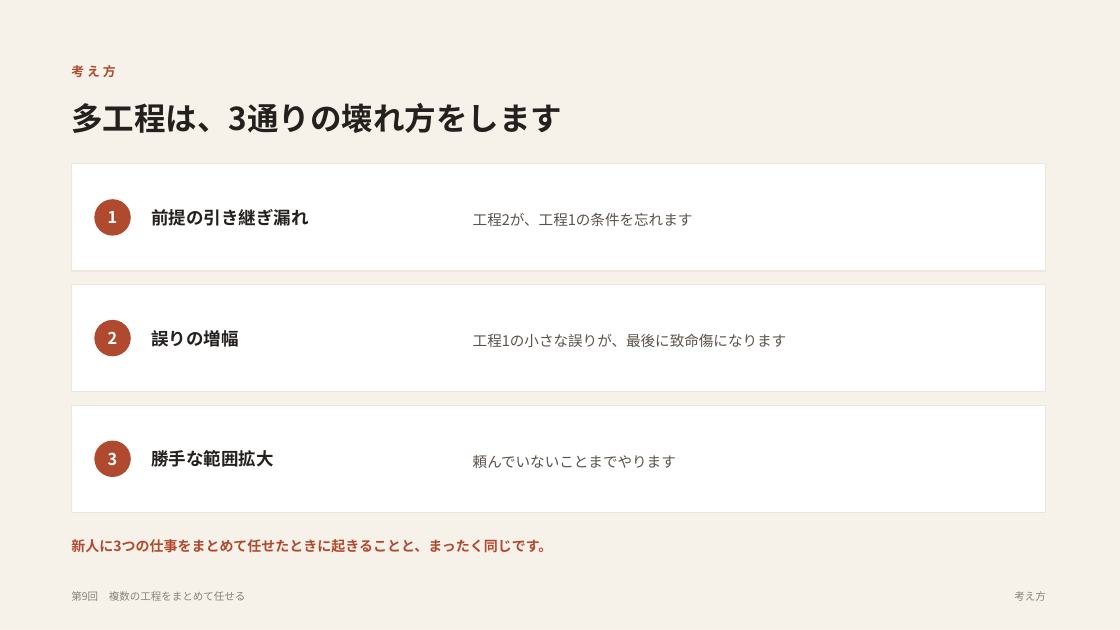
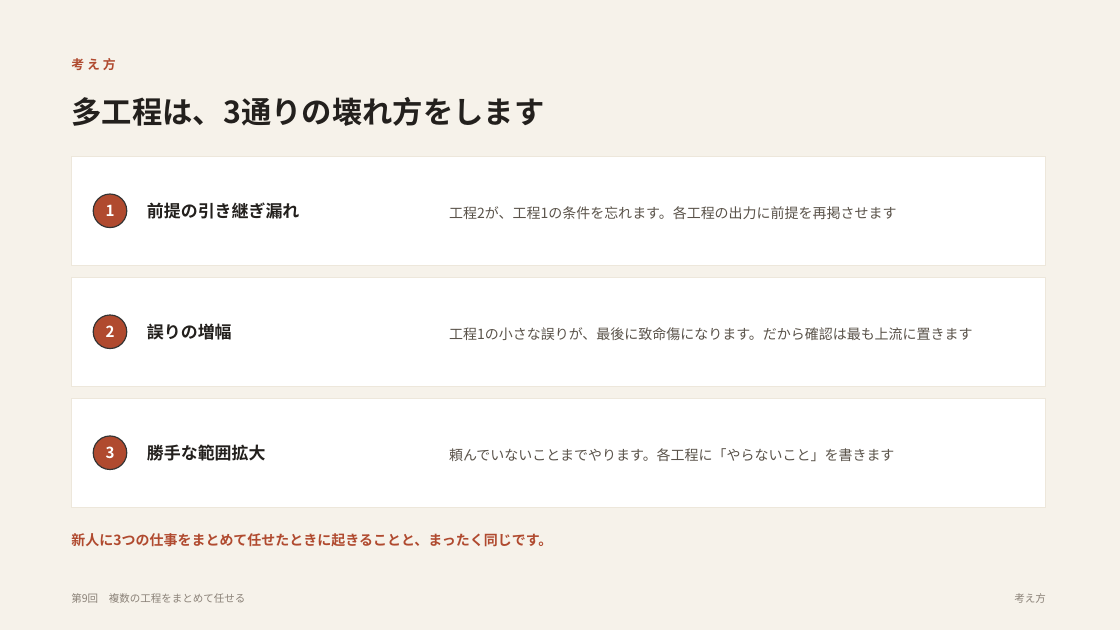
Before and after one commit to yusuke-aoki-bit/founders-ai-program, a slide deck: slide 4 of slides/pptx/第09回_複数の工程をまとめて任せる.pptx (slide 3 before the commit). Drawn at 1120x630 pixels with LibreOffice and Linux fonts; fonts in the diff are those of the drawing. Boxes give left, top, right and bottom in pixels: in the first picture for what was removed or moved away, otherwise in the second. Text is boxed around its words. In the diff, an @@ line names an element or a change of style, - is before the commit and + after.

```diff
--- a/slides/pptx/第09回_複数の工程をまとめて任せる.pptx
+++ b/slides/pptx/第09回_複数の工程をまとめて任せる.pptx
@@ text "多工程は、3通りの壊れ方をします" at bbox=[71, 97, 544, 126]: size 27 to 26 pt @@
@@ rectangle: place and size @@
-rectangle at bbox=[71, 164, 1046, 271]
+rectangle at bbox=[71, 156, 1046, 266]
@@ text "前提の引き継ぎ漏れ": place and size @@
-text "前提の引き継ぎ漏れ" at bbox=[151, 209, 308, 226]
+text "前提の引き継ぎ漏れ" at bbox=[147, 202, 299, 219]
@@ 3 ellipses, 1 text, 1 rectangle: place and size @@
-3 ellipses, 1 text, 1 rectangle at bbox=[71, 65, 1046, 513]
+3 ellipses, 1 text, 1 rectangle at bbox=[71, 58, 1046, 507]
@@ size 14 to 13 pt in 3 elements at bbox=[106, 446, 115, 458], bbox=[106, 325, 115, 337], bbox=[106, 204, 115, 216] @@
@@ outline #B04A2F 1 pt to #333333 1 pt in 3 elements at bbox=[93, 436, 127, 470], bbox=[93, 315, 127, 349], bbox=[93, 194, 127, 228] @@
@@ text at bbox=[449, 206, 896, 219]: text changed; size 12.5 to 12 pt @@
-工程2が、工程1の条件を忘れます
+工程2が、工程1の条件を忘れます。各工程の出力に前提を再掲させます
@@ rectangle: place and size @@
-rectangle at bbox=[71, 285, 1046, 392]
+rectangle at bbox=[71, 277, 1046, 386]
@@ size 15 to 14.5 pt in 3 elements at bbox=[147, 444, 266, 461], bbox=[147, 202, 299, 219], bbox=[147, 323, 232, 340] @@
@@ text "誤りの増幅": place and size @@
-text "誤りの増幅" at bbox=[151, 330, 238, 347]
+text "誤りの増幅" at bbox=[147, 323, 232, 340]
@@ text at bbox=[449, 327, 973, 340]: text changed; size 12.5 to 12 pt @@
-工程1の小さな誤りが、最後に致命傷になります
+工程1の小さな誤りが、最後に致命傷になります。だから確認は最も上流に置きます
@@ text at bbox=[449, 448, 894, 461]: text changed; size 12.5 to 12 pt @@
-頼んでいないことまでやります
+頼んでいないことまでやります。各工程に「やらないこと」を書きます
@@ text "新人に3つの仕事をまとめて任せたときに起きることと、まったく同じです。": place and size @@
-text "新人に3つの仕事をまとめて任せたときに起きることと、まったく同じです。" at bbox=[71, 539, 552, 553]
+text "新人に3つの仕事をまとめて任せたときに起きることと、まったく同じです。" at bbox=[71, 533, 552, 547]
```
Also in this commit, not shown: 4 other slides changed, 6 slides added, 1 slide removed, 24 other files.
